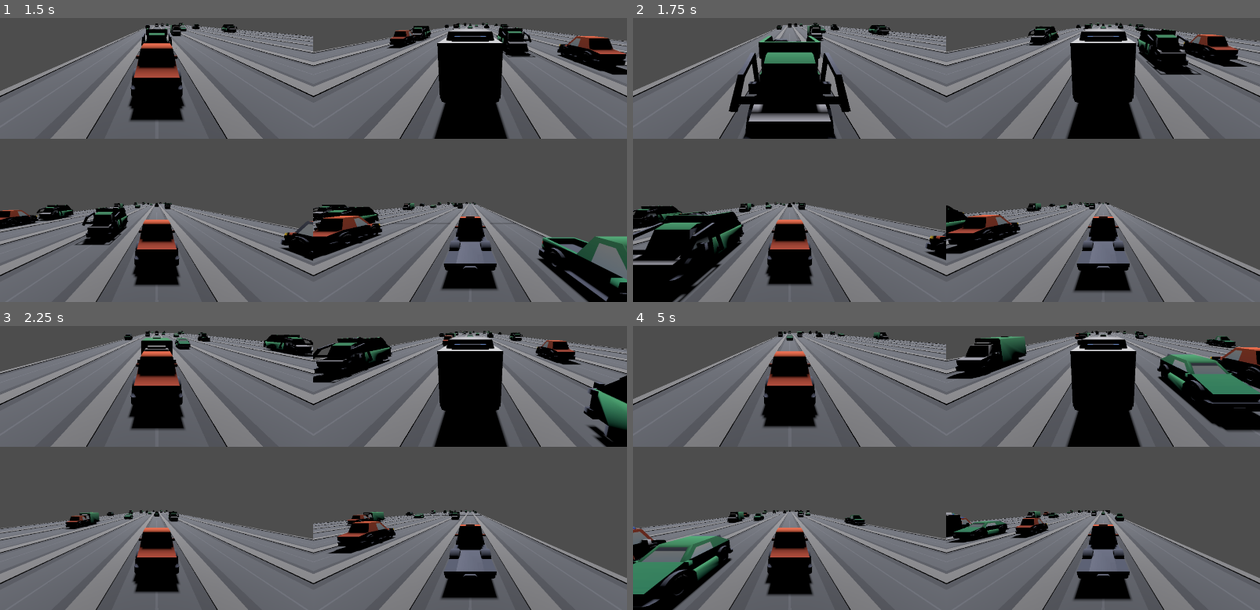
Above: before the commit, frames 1-4 (two rows, left to right).
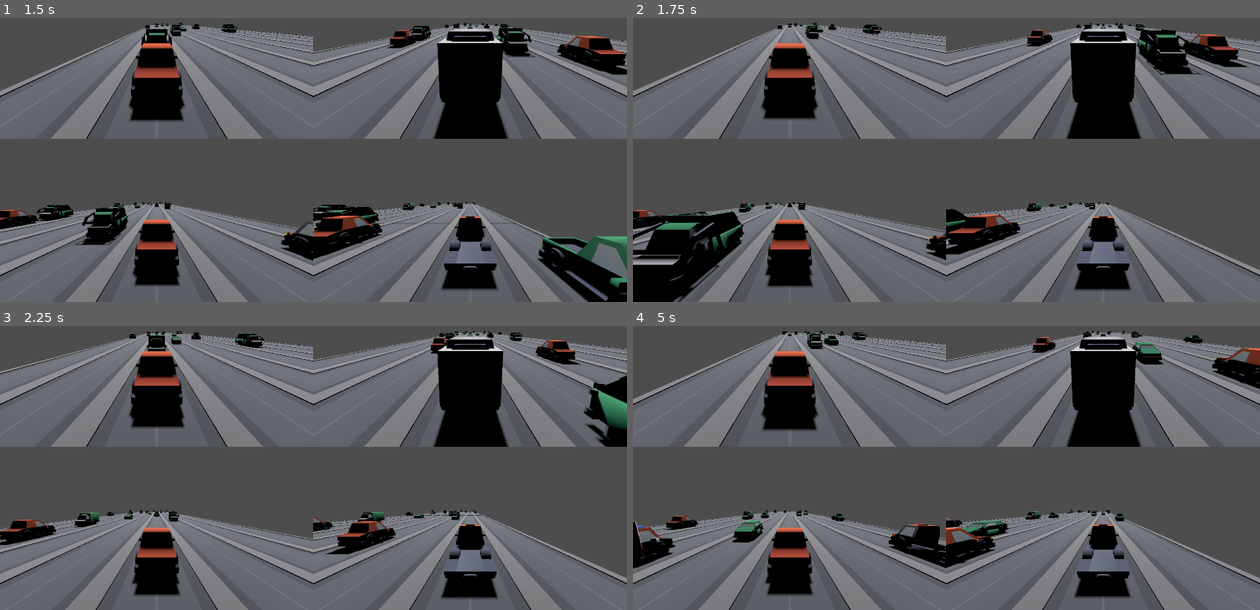
Above: after the commit, the same moments.

Repository: ethanbaedke/Race-Down-Roosevelt
Game: Godot game, scene res://race/race.tscn
Same seed, same stepped clock (60 frames per second), same inputs: the game is played once before the commit and once after it.
Inputs:
- Up to frame 1 (1.5 s): tap Enter at 0.5 s; hold D 0.53-1.28 s; tap C at 0.6 s; hold A from 1.28 s (still down); tap X at 1.35 s
- Up to frame 2 (1.75 s): keep holding A
- Up to frame 3 (2.25 s): release A at 2.03 s; hold D from 2.03 s (still down); tap C at 2.1 s
- Up to frame 4 (5 s): tap X at 2.85, 4.35 s; release D at 3.53 s; hold A from 3.53 s (still down); tap C at 3.6 s

Frame 1 is identical in both runs. In frame 2, 4.8% of the frame differs, in the area x 0-99%, y 1-99%; in frame 3, 3.7%; in frame 4, 11%, in the area x 0-100%, y 1-100%.

Commit message:
Implemented racer collision with traffic vehicles

Diff:
--- a/race-down-roosevelt/autoloads/rdr_logger.gd
+++ b/race-down-roosevelt/autoloads/rdr_logger.gd
@@ -3,7 +3,7 @@
 const SPAM_LOGGING_ENABLED:bool = false
 
 var _ignored_classes:Dictionary[String, bool] = {
-	#(Race as GDScript).get_global_name(): true,
+	(Race as GDScript).get_global_name(): true,
 }
 
 func log(source:Object, contents:String) -> void:
--- a/race-down-roosevelt/race/race.gd
+++ b/race-down-roosevelt/race/race.gd
@@ -102,18 +102,19 @@
 			# Lane is off cooldown, roll to spawn.
 			if (randf_range(0.0, 1.0) <= traffic_spawn_chance):
 				var vehicle_ind:int = randi_range(0, TRAFFIC_VEHICLES.size() - 1)
-				var vehicle:Node3D = _get_traffic_vehicle_from_pool(vehicle_ind)
+				var vehicle:TrafficVehicle = _get_traffic_vehicle_from_pool(vehicle_ind)
 				if (vehicle == null):
 					return
 				_traffic_spawn_cooldowns[i] = TRAFFIC_SPAWN_COOLDOWN
 				vehicle.position.x = ((NUM_LANES - 1 - i) * LANE_SPACING) - (NUM_LANES * LANE_SPACING * 0.5) + (LANE_SPACING * 0.5)
 				vehicle.position.z = z_pos
+				vehicle.enable_vehicle()
 		else:
 			# Lane is on cooldown, decrement.
 			_traffic_spawn_cooldowns[i] -= 1
 
 # Expects traffic vehicle pool to have size equal to the traffic vehicle array.
-func _get_traffic_vehicle_from_pool(index:int) -> Node3D:
+func _get_traffic_vehicle_from_pool(index:int) -> TrafficVehicle:
 
 	if (_traffic_vehicle_pool.size() != TRAFFIC_VEHICLES.size()):
 		RdrLogger.fatal(self, _get_road_row_from_pool.get_method() + " expects traffic vehicle pool to have size equal to the traffic vehicle array.")
@@ -126,7 +127,7 @@
 	# Pool is empty for this traffic vehicle type, create a new instance.
 	if (_traffic_vehicle_pool[index].size() == 0):
 		RdrLogger.log(self, "Creating new traffic vehicle instance (total = " + str(_active_traffic_vehicle_instances.size()) + ").")
-		var instance:Node3D = TRAFFIC_VEHICLES[index].instantiate()
+		var instance:TrafficVehicle = TRAFFIC_VEHICLES[index].instantiate()
 		_active_traffic_vehicle_instances.append(instance)
 		_active_traffic_vehicle_pool_indices.append(index)
 		_traffic_parent.add_child(instance)
@@ -135,7 +136,7 @@
 	else:
 		RdrLogger.log(self, "Reusing traffic vehicle instance from pool.")
 		var end_ind:int = _traffic_vehicle_pool[index].size() - 1
-		var instance:Node3D = _traffic_vehicle_pool[index][end_ind]
+		var instance:TrafficVehicle = _traffic_vehicle_pool[index][end_ind]
 		_active_traffic_vehicle_instances.append(instance)
 		_active_traffic_vehicle_pool_indices.append(index)
 		_traffic_vehicle_pool[index].remove_at(end_ind)
--- a/race-down-roosevelt/vehicles/racer_vehicles/racer_vehicle.gd
+++ b/race-down-roosevelt/vehicles/racer_vehicles/racer_vehicle.gd
@@ -132,14 +132,23 @@
 
 func _collision_area_entered(area: Area3D) -> void:
 
+	# Grab the parent of the area 2d, and handle collision based on its type.
+	var parent:Node3D = area.get_parent_node_3d()
+
 	# Handle bumping other racers.
-	var parent:Node3D = area.get_parent_node_3d()
 	if (parent is RacerVehicle):
 		# Ignore if this racer is in front of the racer is hit.
 		# Racer bumps are always handeled by the behind vehicle.
 		if (area.global_position.z < _collision_area.global_position.z):
 			return
 		_handle_racer_bump(parent)
+
+	# Handle collision with traffic vehicles.
+	elif (parent is TrafficVehicle):
+		parent.explode()
+		# Reduce speed based on durability (higher = more maintained).
+		# Add one to max durability here to ensure vehicles with max durability still slow down some.
+		speed = speed * ((durability as float) / (MAX_DURABILITY + 1))
 
 # Expects race to be set.
 func _ready() -> void:
--- a/race-down-roosevelt/vehicles/traffic_vehicles/delivery_truck.tscn
+++ b/race-down-roosevelt/vehicles/traffic_vehicles/delivery_truck.tscn
@@ -1,8 +1,19 @@
 [gd_scene format=3 uid="uid://b4g8quj8iukwa"]
 
+[ext_resource type="Script" uid="uid://bqi1740ikajnm" path="res://vehicles/traffic_vehicles/traffic_vehicle.gd" id="1_n6ejh"]
 [ext_resource type="PackedScene" uid="uid://dngas7vt1mu7j" path="res://vehicles/traffic_vehicles/delivery_truck.glb" id="1_v557o"]
 
+[sub_resource type="BoxShape3D" id="BoxShape3D_01gl6"]
+size = Vector3(1, 1, 3.25)
+
 [node name="DeliveryTruck" type="Node3D" unique_id=420836042]
+script = ExtResource("1_n6ejh")
 
 [node name="DeliveryTruckModel" parent="." unique_id=1670465579 instance=ExtResource("1_v557o")]
 transform = Transform3D(-1, 0, -8.742278e-08, 0, 1, 0, 8.742278e-08, 0, -1, 0, 0, 0)
+
+[node name="Area3D" type="Area3D" parent="." unique_id=498804773]
+transform = Transform3D(1, 0, 0, 0, 1, 0, 0, 0, 1, 0, 0.7, 0.025)
+
+[node name="CollisionShape3D" type="CollisionShape3D" parent="Area3D" unique_id=104375251]
+shape = SubResource("BoxShape3D_01gl6")
--- a/race-down-roosevelt/vehicles/traffic_vehicles/garbage_truck.tscn
+++ b/race-down-roosevelt/vehicles/traffic_vehicles/garbage_truck.tscn
@@ -1,8 +1,19 @@
 [gd_scene format=3 uid="uid://dfvhq5srp11if"]
 
+[ext_resource type="Script" uid="uid://bqi1740ikajnm" path="res://vehicles/traffic_vehicles/traffic_vehicle.gd" id="1_pqwpp"]
 [ext_resource type="PackedScene" uid="uid://c86jqinojnkva" path="res://vehicles/traffic_vehicles/garbage_truck.glb" id="1_xca71"]
 
+[sub_resource type="BoxShape3D" id="BoxShape3D_2lu8d"]
+size = Vector3(1, 1, 3.45)
+
 [node name="GarbageTruck" type="Node3D" unique_id=1990659986]
+script = ExtResource("1_pqwpp")
 
 [node name="GarbageTruckModel" parent="." unique_id=737302542 instance=ExtResource("1_xca71")]
 transform = Transform3D(-1, 0, -8.742278e-08, 0, 1, 0, 8.742278e-08, 0, -1, 0, 0, 0)
+
+[node name="Area3D" type="Area3D" parent="." unique_id=1307706381]
+transform = Transform3D(1, 0, 0, 0, 1, 0, 0, 0, 1, 0, 0.7, -0.025)
+
+[node name="CollisionShape3D" type="CollisionShape3D" parent="Area3D" unique_id=1662255117]
+shape = SubResource("BoxShape3D_2lu8d")
--- a/race-down-roosevelt/vehicles/traffic_vehicles/hatchback.tscn
+++ b/race-down-roosevelt/vehicles/traffic_vehicles/hatchback.tscn
@@ -1,8 +1,19 @@
 [gd_scene format=3 uid="uid://cke0aayvgrwgx"]
 
+[ext_resource type="Script" uid="uid://bqi1740ikajnm" path="res://vehicles/traffic_vehicles/traffic_vehicle.gd" id="1_hnv7o"]
 [ext_resource type="PackedScene" uid="uid://bx2ih5a4lxen5" path="res://vehicles/traffic_vehicles/hatchback.glb" id="1_k17uf"]
 
+[sub_resource type="BoxShape3D" id="BoxShape3D_k17uf"]
+size = Vector3(1, 1, 2.85)
+
 [node name="Hatchback" type="Node3D" unique_id=1058239849]
+script = ExtResource("1_hnv7o")
 
 [node name="HatchbackModel" parent="." unique_id=1056378223 instance=ExtResource("1_k17uf")]
 transform = Transform3D(-1, 0, -8.742278e-08, 0, 1, 0, 8.742278e-08, 0, -1, 0, 0, 0)
+
+[node name="Area3D" type="Area3D" parent="." unique_id=614134442]
+transform = Transform3D(1, 0, 0, 0, 1, 0, 0, 0, 1, 0, 0.7, 0.025)
+
+[node name="CollisionShape3D" type="CollisionShape3D" parent="Area3D" unique_id=1510694453]
+shape = SubResource("BoxShape3D_k17uf")
--- a/race-down-roosevelt/vehicles/traffic_vehicles/pickup_truck.tscn
+++ b/race-down-roosevelt/vehicles/traffic_vehicles/pickup_truck.tscn
@@ -1,8 +1,19 @@
 [gd_scene format=3 uid="uid://cl383nkr52efo"]
 
+[ext_resource type="Script" uid="uid://bqi1740ikajnm" path="res://vehicles/traffic_vehicles/traffic_vehicle.gd" id="1_0f3gt"]
 [ext_resource type="PackedScene" uid="uid://caxwxm47bu0f4" path="res://vehicles/traffic_vehicles/pickup_truck.glb" id="1_oschr"]
 
+[sub_resource type="BoxShape3D" id="BoxShape3D_oschr"]
+size = Vector3(1, 1, 2.95)
+
 [node name="PickupTruck" type="Node3D" unique_id=1813783315]
+script = ExtResource("1_0f3gt")
 
 [node name="PickupTruckModel" parent="." unique_id=1601011641 instance=ExtResource("1_oschr")]
 transform = Transform3D(-1, 0, -8.742278e-08, 0, 1, 0, 8.742278e-08, 0, -1, 0, 0, 0)
+
+[node name="Area3D" type="Area3D" parent="." unique_id=621999624]
+transform = Transform3D(1, 0, 0, 0, 1, 0, 0, 0, 1, 0, 0.7, 0.025)
+
+[node name="CollisionShape3D" type="CollisionShape3D" parent="Area3D" unique_id=748723268]
+shape = SubResource("BoxShape3D_oschr")
--- a/race-down-roosevelt/vehicles/traffic_vehicles/suv.tscn
+++ b/race-down-roosevelt/vehicles/traffic_vehicles/suv.tscn
@@ -1,8 +1,19 @@
 [gd_scene format=3 uid="uid://cc26mgstv85qb"]
 
 [ext_resource type="PackedScene" uid="uid://dgk7uf8r6h0aa" path="res://vehicles/traffic_vehicles/suv.glb" id="1_b56m0"]
+[ext_resource type="Script" uid="uid://bqi1740ikajnm" path="res://vehicles/traffic_vehicles/traffic_vehicle.gd" id="1_k0c0p"]
+
+[sub_resource type="BoxShape3D" id="BoxShape3D_b56m0"]
+size = Vector3(1, 1, 2.7)
 
 [node name="Suv" type="Node3D" unique_id=81436809]
+script = ExtResource("1_k0c0p")
 
 [node name="SuvModel" parent="." unique_id=1204516061 instance=ExtResource("1_b56m0")]
 transform = Transform3D(-1, 0, -8.742278e-08, 0, 1, 0, 8.742278e-08, 0, -1, 0, 0, 0)
+
+[node name="Area3D" type="Area3D" parent="." unique_id=1048657341]
+transform = Transform3D(1, 0, 0, 0, 1, 0, 0, 0, 1, 0, 0.7, 0)
+
+[node name="CollisionShape3D" type="CollisionShape3D" parent="Area3D" unique_id=2001221295]
+shape = SubResource("BoxShape3D_b56m0")
--- a/race-down-roosevelt/vehicles/traffic_vehicles/tractor.tscn
+++ b/race-down-roosevelt/vehicles/traffic_vehicles/tractor.tscn
@@ -1,8 +1,19 @@
 [gd_scene format=3 uid="uid://ky3hthej5g56"]
 
 [ext_resource type="PackedScene" uid="uid://dclh2i81c448o" path="res://vehicles/traffic_vehicles/tractor.glb" id="1_6830s"]
+[ext_resource type="Script" uid="uid://bqi1740ikajnm" path="res://vehicles/traffic_vehicles/traffic_vehicle.gd" id="1_dlk8n"]
+
+[sub_resource type="BoxShape3D" id="BoxShape3D_6830s"]
+size = Vector3(1, 1.05, 2.3)
 
 [node name="Tractor" type="Node3D" unique_id=1780127861]
+script = ExtResource("1_dlk8n")
 
 [node name="TractorModel" parent="." unique_id=171008216 instance=ExtResource("1_6830s")]
 transform = Transform3D(-1, 0, -8.742278e-08, 0, 1, 0, 8.742278e-08, 0, -1, 0, 0, 0)
+
+[node name="Area3D" type="Area3D" parent="." unique_id=762813446]
+transform = Transform3D(1, 0, 0, 0, 1, 0, 0, 0, 1, 0, 0.7, 0.08)
+
+[node name="CollisionShape3D" type="CollisionShape3D" parent="Area3D" unique_id=1881022167]
+shape = SubResource("BoxShape3D_6830s")
--- /dev/null
+++ b/race-down-roosevelt/vehicles/traffic_vehicles/traffic_vehicle.gd
@@ -0,0 +1,18 @@
+class_name TrafficVehicle extends Node3D
+
+@onready var collision_shape:CollisionShape3D = $Area3D/CollisionShape3D
+
+func explode() -> void:
+
+	# We don't destroy this object since the race will recycle it.
+	disable_vehicle()
+
+func disable_vehicle() -> void:
+
+	collision_shape.disabled = true
+	self.visible = false
+
+func enable_vehicle() -> void:
+
+	collision_shape.disabled = false
+	self.visible = true
Not shown, added: race-down-roosevelt/vehicles/traffic_vehicles/traffic_vehicle.gd.uid
